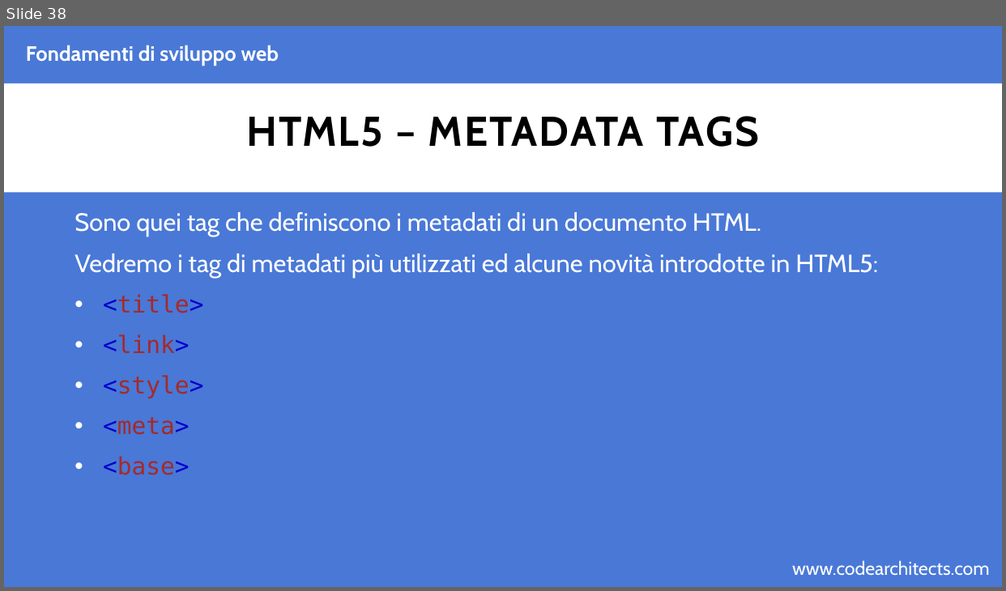
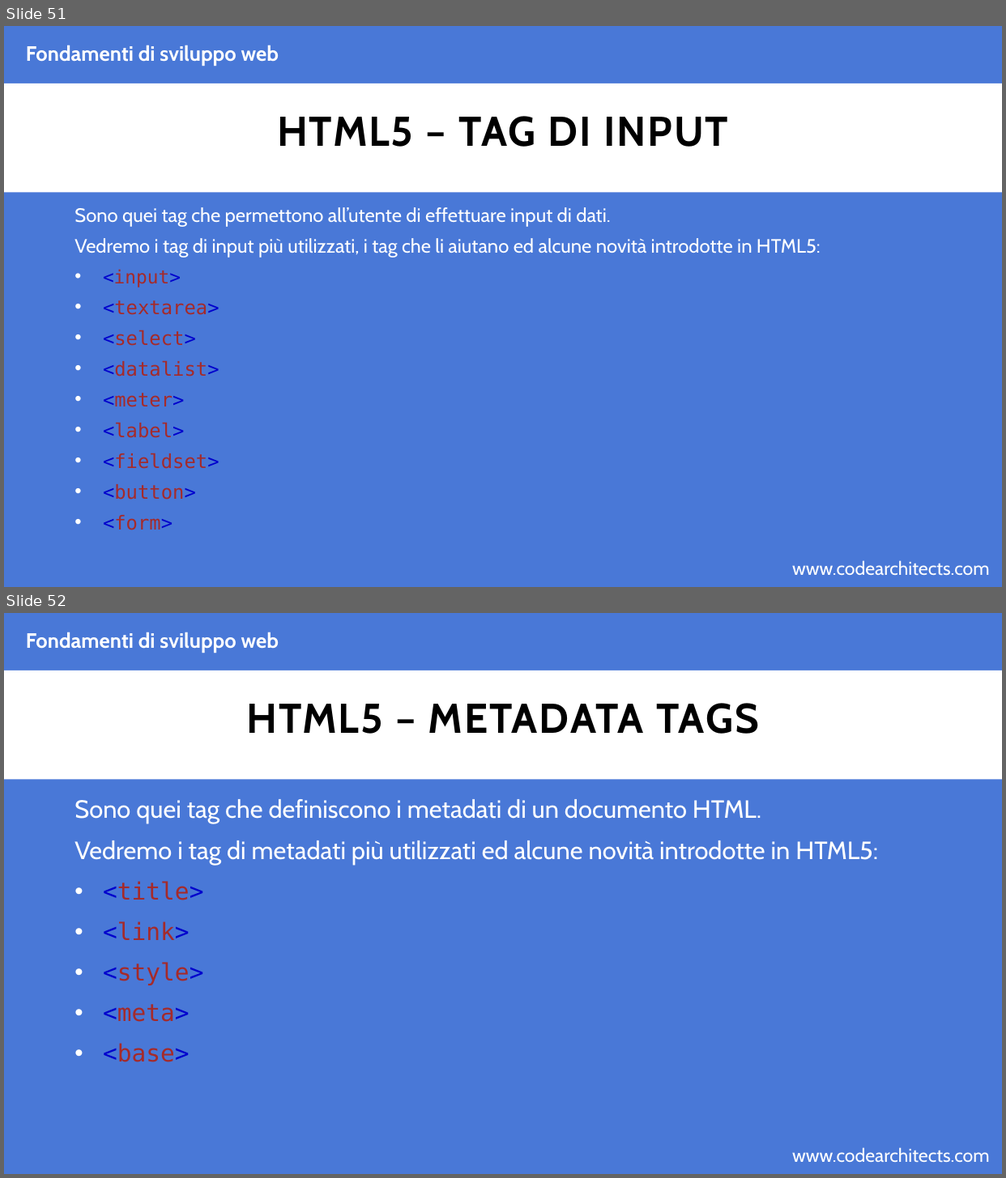
Before and after one commit to CodeArchitectsTraining/fondamenti-sviluppo-web-29052018, a slide deck: slides/html.pptx. Shown one above the other, each under a label of ours: slide 38 before the commit, slides 51 and 52 after it. The pictures are 1006x591 and 1006x1178 pixels, drawn with LibreOffice and Linux fonts; fonts in the diff are those of the drawing; background and template pictures are left out. Boxes give left, top, right and bottom in pixels: in the first picture for what was removed or moved away, otherwise in the second. Text is boxed around its words. In the diff, an @@ line names an element or a change of style, - is before the commit and + after.

Commit message:
adding html slides

```diff
--- a/slides/html.pptx
+++ b/slides/html.pptx
@@ slide 51 added at (x1=4, y1=26, x2=1002, y2=587), background #4978D7; not listed: 2 template elements that a slide beside it also shows @@
@@ text added at (x1=26, y1=45, x2=279, y2=65), 20 pt, text #FFFFFF, bold @@
+Fondamenti di sviluppo web
@@ title added at (x1=277, y1=116, x2=728, y2=147), 40 pt, text #000000, bold @@
+HTML5 – TAG DI INPUT
@@ text added at (x1=74, y1=207, x2=820, y2=531), 18.6 pt, text #FFFFFF @@
+Sono quei tag che permettono all’utente di effettuare input di dati.
+Vedremo i tag di input più utilizzati, i tag che li aiutano ed alcune novità introdotte in HTML5:
+• <input>
+• <textarea>
+• <select>
+• <datalist>
+• <meter>
+• <label>
+• <fieldset>
+• <button>
+• <form>
@@ what was slide 38 is now slide 52 @@
```
Also in this commit, not shown: 13 other slides added, 2 other files.
